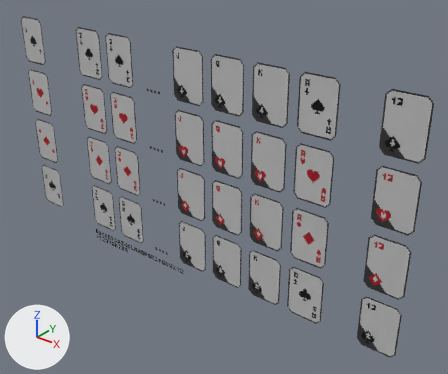
Two versions of the Blender file assets/card_prototypes.blend, one commit apart.
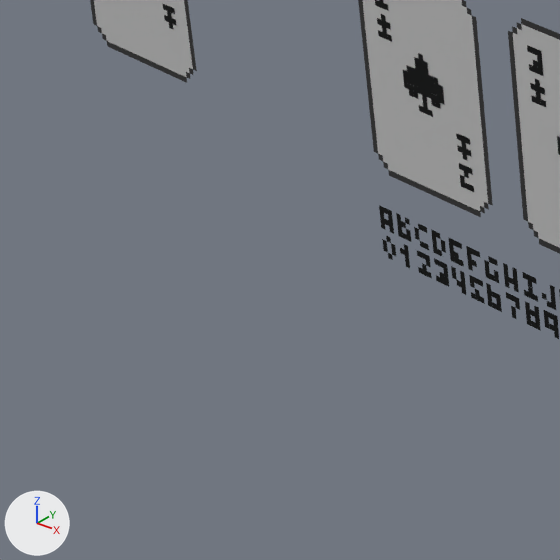
There are two pictures of each version: one whole from a 50 mm camera at (29.04, -22.6, 13.56) aimed at (9.65, 1.63, -1.47), one close up on the part from 7% to 29% of the width and 52% to 78% of the height. Every picture has the same lights, and +X, +Y and +Z are marked at lower left.

The first close-up shows 'CARD_CLB_', 'CARD_CLB_.001', 'CARD_CLB_TWO', 'Lettering_00'.
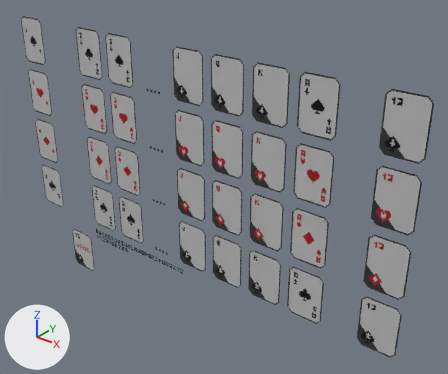
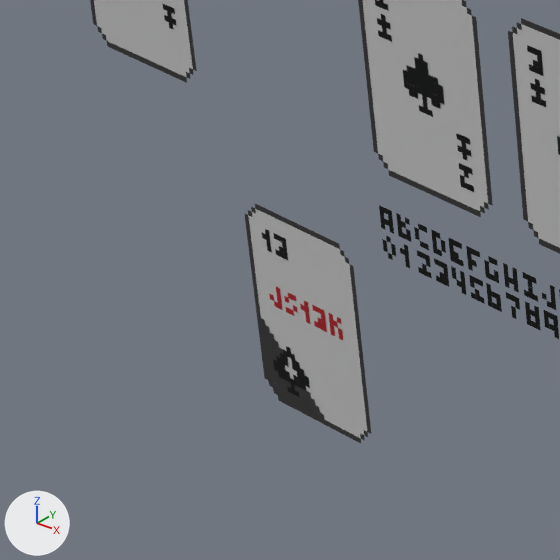
Commit message: minor updates to card prototypes, added js13k varient

Location of each change, (x1, y1, x2, y2) in pixels of the close-ups (560 x 560 px):
'CARD_SPD_.007', added: after (244, 204, 371, 443)
    faces in mat_card_main (grey #bebebe): (248, 209, 367, 438)
    faces in mat_card_dark (black #3b3b3b): (244, 204, 371, 443)
    faces in mat_card_black (black #181919): (273, 346, 310, 397)
'Lettering_00.014', added (red): after (269, 287, 343, 340)
'Lettering_00.013', added: after (262, 229, 288, 260)

The change, as a list of edits to the scene's bpy script:
```text
Add me_plane_054:
    me_plane_054.from_pydata(...)  # 120 vertices, 34 faces; spans x 19.602..20.945, y -0.004, z 13.098..13.405
    me_plane_054.materials.append(mat_card_red)  # red #a7252e
Add me_plane_053:
    me_plane_053.from_pydata(...)  # 48 vertices, 14 faces; spans x 12.493..12.949, y -0.004, z 12.878..13.183
    me_plane_053.materials.append(mat_card_black)  # black #181919
Add ob_lettering_00_014:
    ob_lettering_00_014 = bpy.data.objects.new('Lettering_00.014', me_plane_054)
    ob_lettering_00_014.location = (-21.74, 0.0, -22.1)
Add ob_lettering_00_013:
    ob_lettering_00_013 = bpy.data.objects.new('Lettering_00.013', me_plane_053)
    ob_lettering_00_013.location = (-14.64, 0.0, -21.1)
Add ob_card_spd__007:
    ob_card_spd__007 = bpy.data.objects.new('CARD_SPD_.007', me_plane_039.copy())  # the mesh of ob_card_spd__005
    ob_card_spd__007.location = (-1.45, 0.0, -9.0)
```
